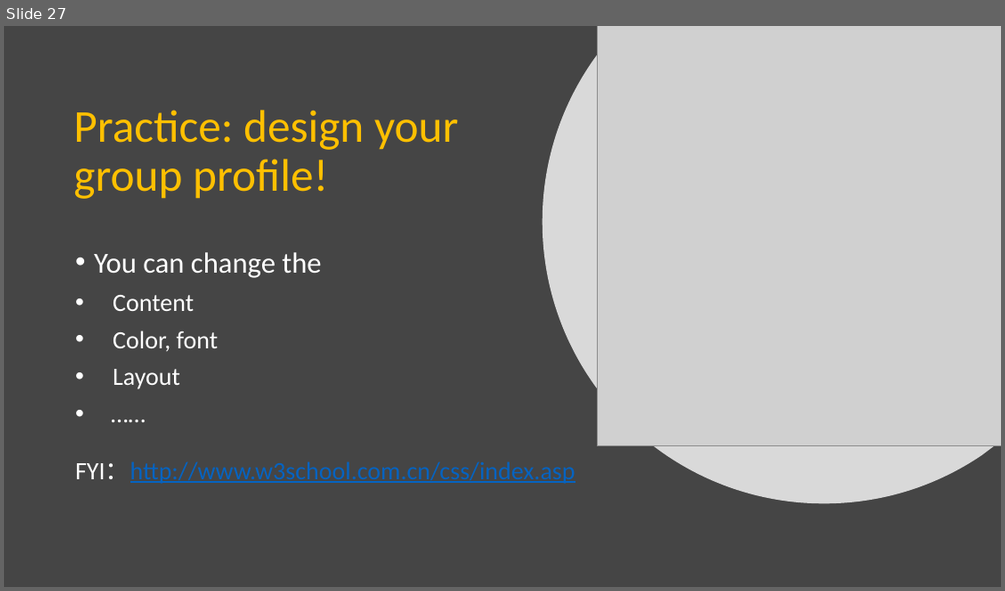
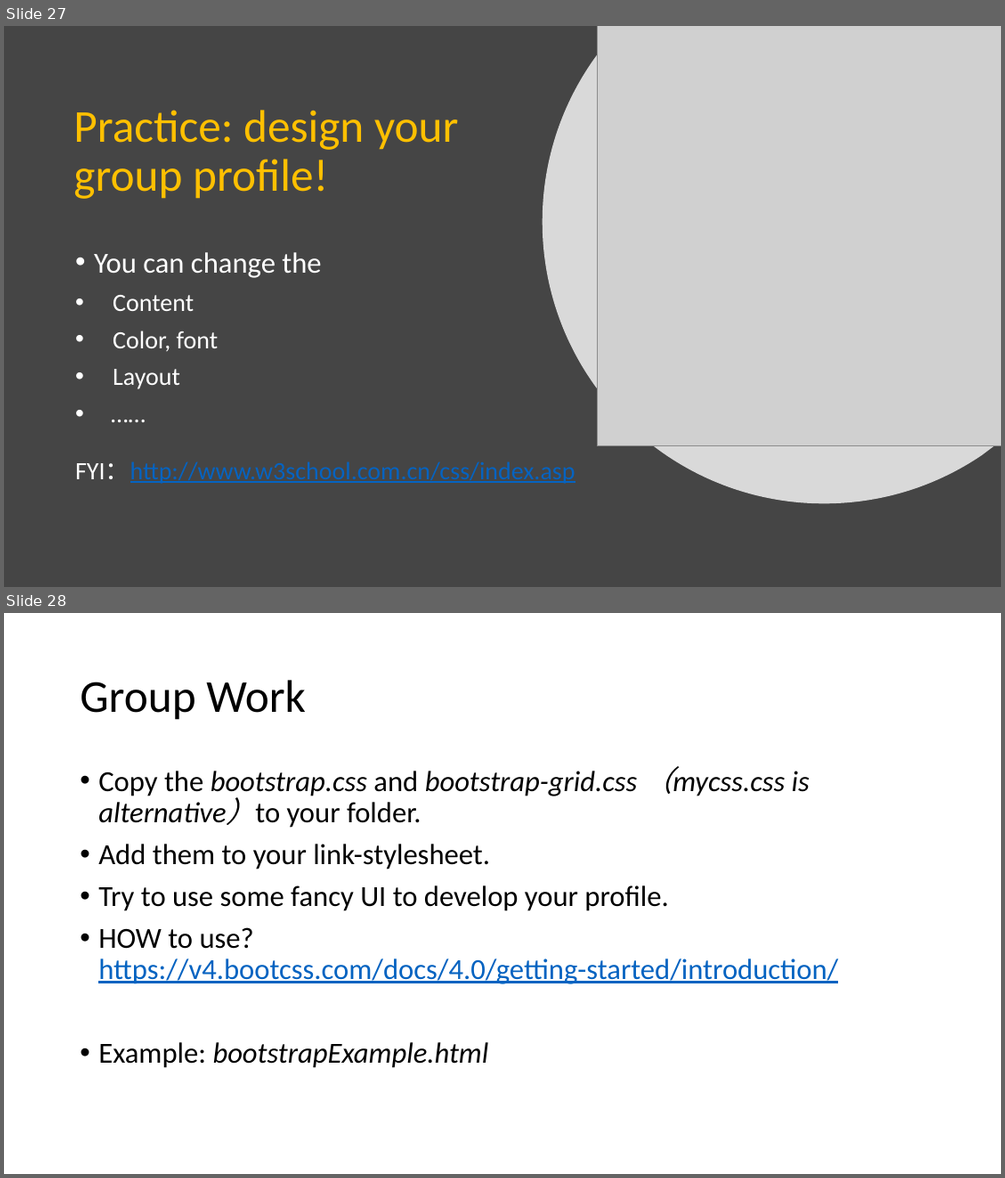
Before and after one commit to PolarisStudio/LGUReact, a slide deck: L2/L2.pptx. Shown one above the other, each under a label of ours: slide 27 before the commit, slides 27 and 28 after it. The pictures are 1005x591 and 1005x1178 pixels, drawn with LibreOffice and Linux fonts; fonts in the diff are those of the drawing; grey boxes stand for pictures. Boxes give left, top, right and bottom in pixels: in the first picture for what was removed or moved away, otherwise in the second. Text is boxed around its words. In the diff, an @@ line names an element or a change of style, - is before the commit and + after.

Commit message:
L2 bootstrap

```diff
--- a/L2/L2.pptx
+++ b/L2/L2.pptx
@@ slide 28 added at (4, 613, 1001, 1174), background #FFFFFF @@
@@ title added at (80, 680, 306, 720), 44 pt, text #000000 @@
+Group Work
@@ text added at (98, 767, 838, 1068), 28 pt, text #000000 @@
+• Copy the bootstrap.css and bootstrap-grid.css （mycss.css is alternative）to your folder.
+• Add them to your link-stylesheet.
+• Try to use some fancy UI to develop your profile.
+• HOW to use? https://v4.bootcss.com/docs/4.0/getting-started/introduction/
+• Example: bootstrapExample.html
```
Also in this commit, not shown: 6 other files.
